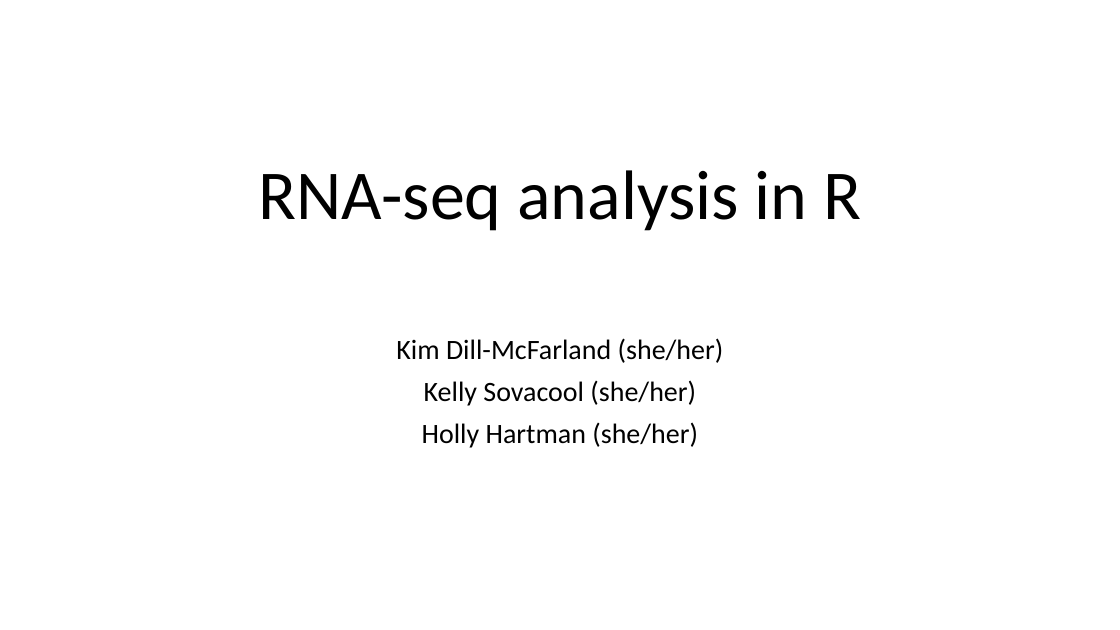
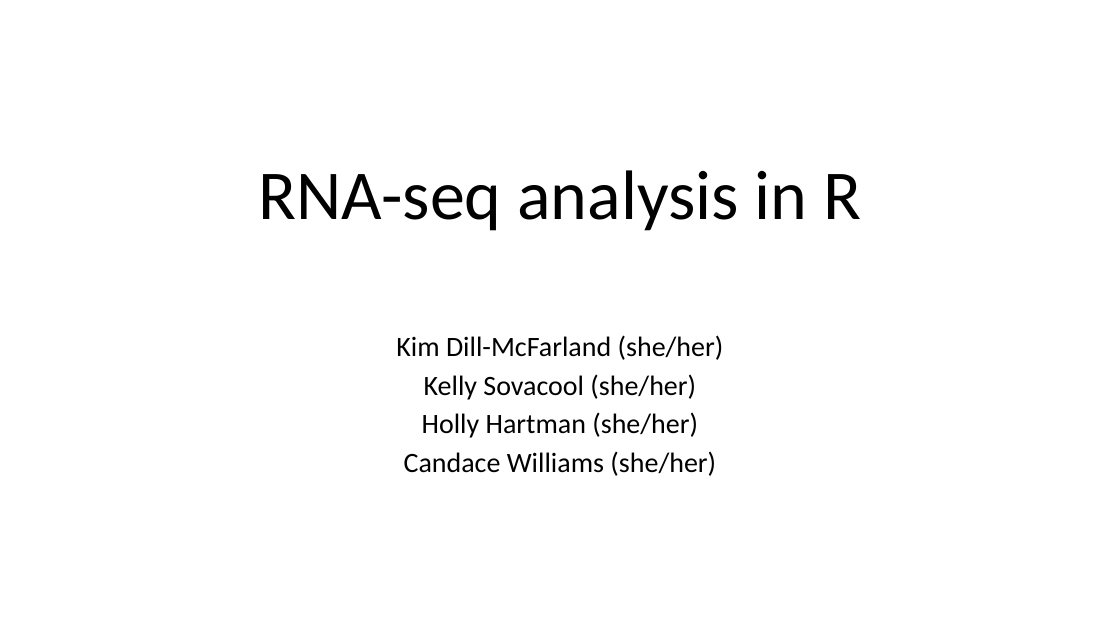
Before and after one commit to BIGslu/2022_ASM_Microbe_RNAseq, a slide deck: slide 2 of 0_welcome/welcome.pptx. Drawn at 1120x630 pixels with LibreOffice and Linux fonts; fonts in the diff are those of the drawing. Boxes give left, top, right and bottom in pixels: in the first picture for what was removed or moved away, otherwise in the second. Text is boxed around its words. In the diff, an @@ line names an element or a change of style, - is before the commit and + after.

```diff
--- a/0_welcome/welcome.pptx
+++ b/0_welcome/welcome.pptx
@@ subtitle at box(396, 335, 724, 438): line spacing 0.9 to 0.8 @@
@@ subtitle at box(404, 451, 716, 476): paragraph added @@
+Candace Williams (she/her)
```
Also in this commit, not shown: 3 other slides changed, 1 slide added.
